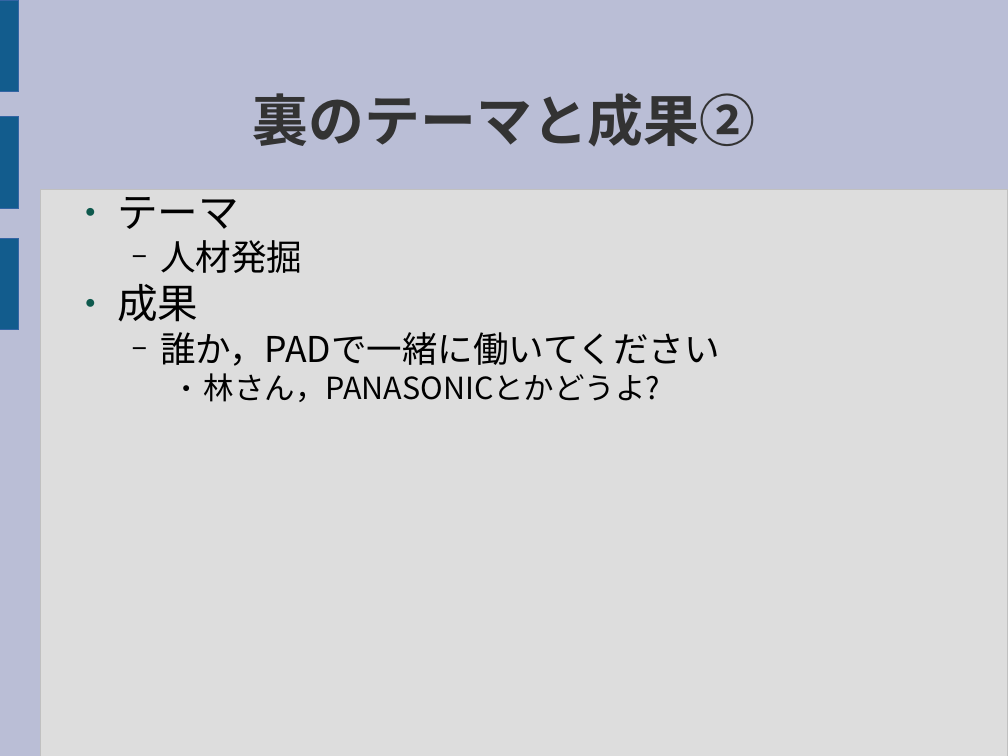
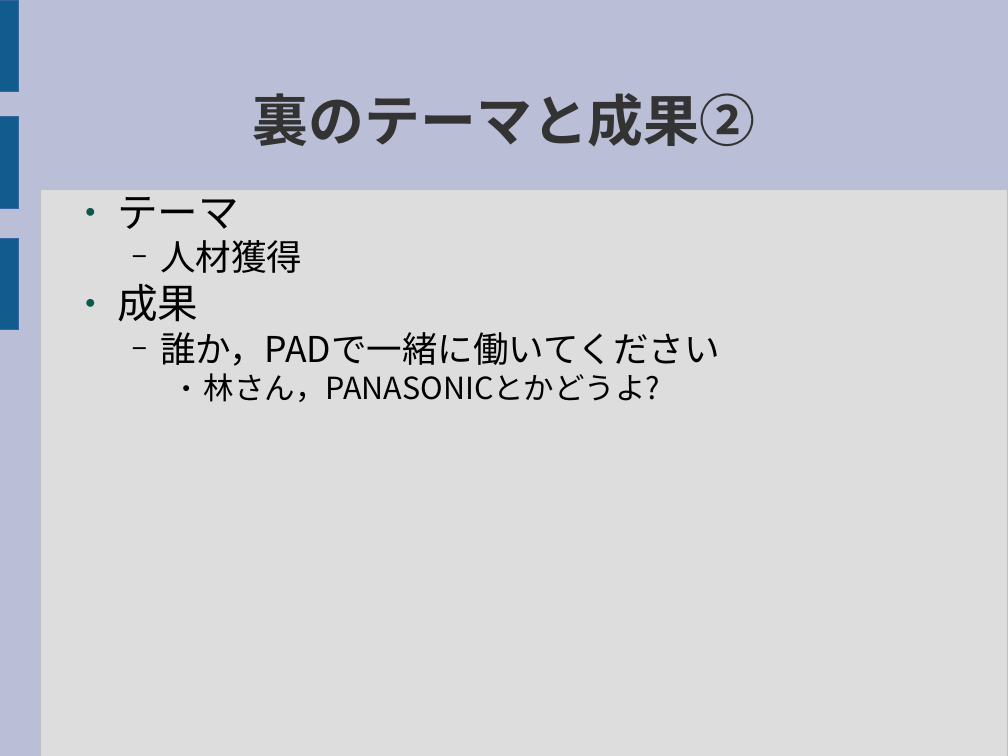
Before and after one commit to red13/presentations, a slide deck: slide 5 of android_2010_report/android_2010_report.odp. Drawn at 1008x756 pixels with LibreOffice and Linux fonts; fonts in the diff are those of the drawing. Boxes give left, top, right and bottom in pixels: in the first picture for what was removed or moved away, otherwise in the second. Text is boxed around its words. In the diff, an @@ line names an element or a change of style, - is before the commit and + after.

```diff
--- a/android_2010_report/android_2010_report.odp
+++ b/android_2010_report/android_2010_report.odp
@@ text at [160,240,302,273]: text changed @@
-  − 人材発掘
+  − 人材獲得
```
Also in this commit, not shown: 3 other slides changed, 1 other file.
